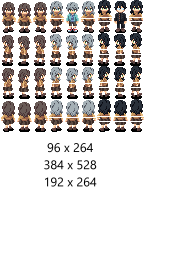
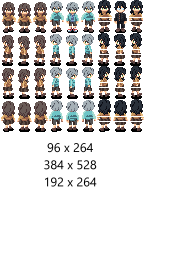
Layer changes from the first 192 x 264 image to the second:
renamed "Amari" to "Amari Merged", painted on it over [49, 8, 96, 125]
